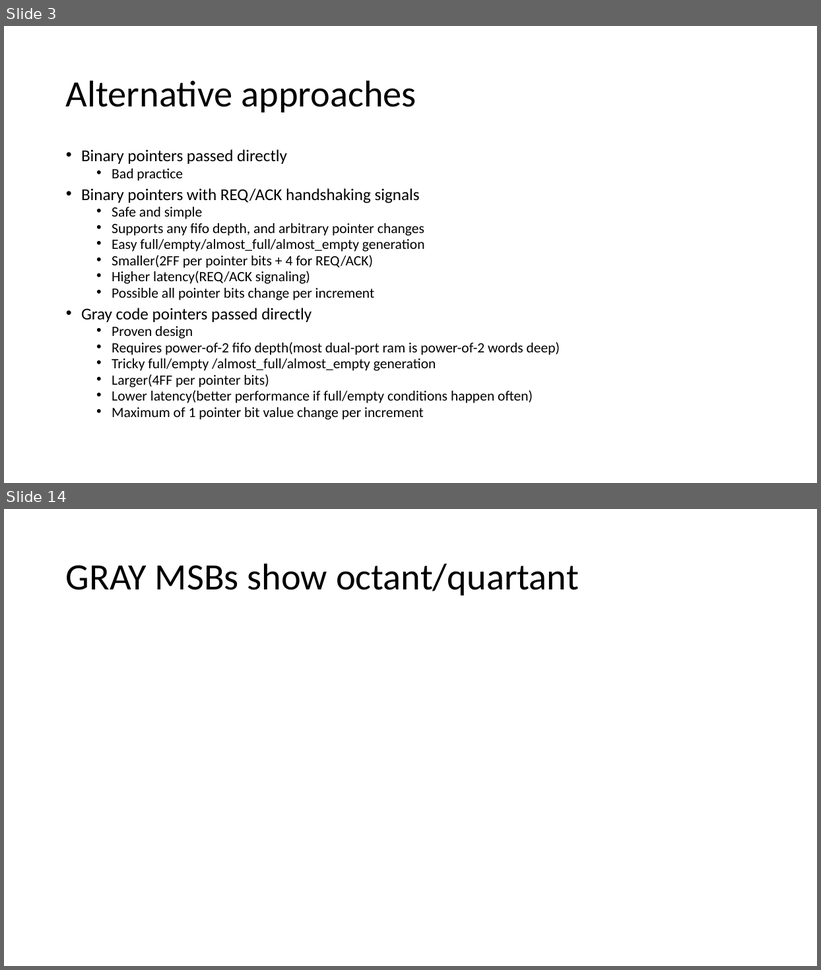
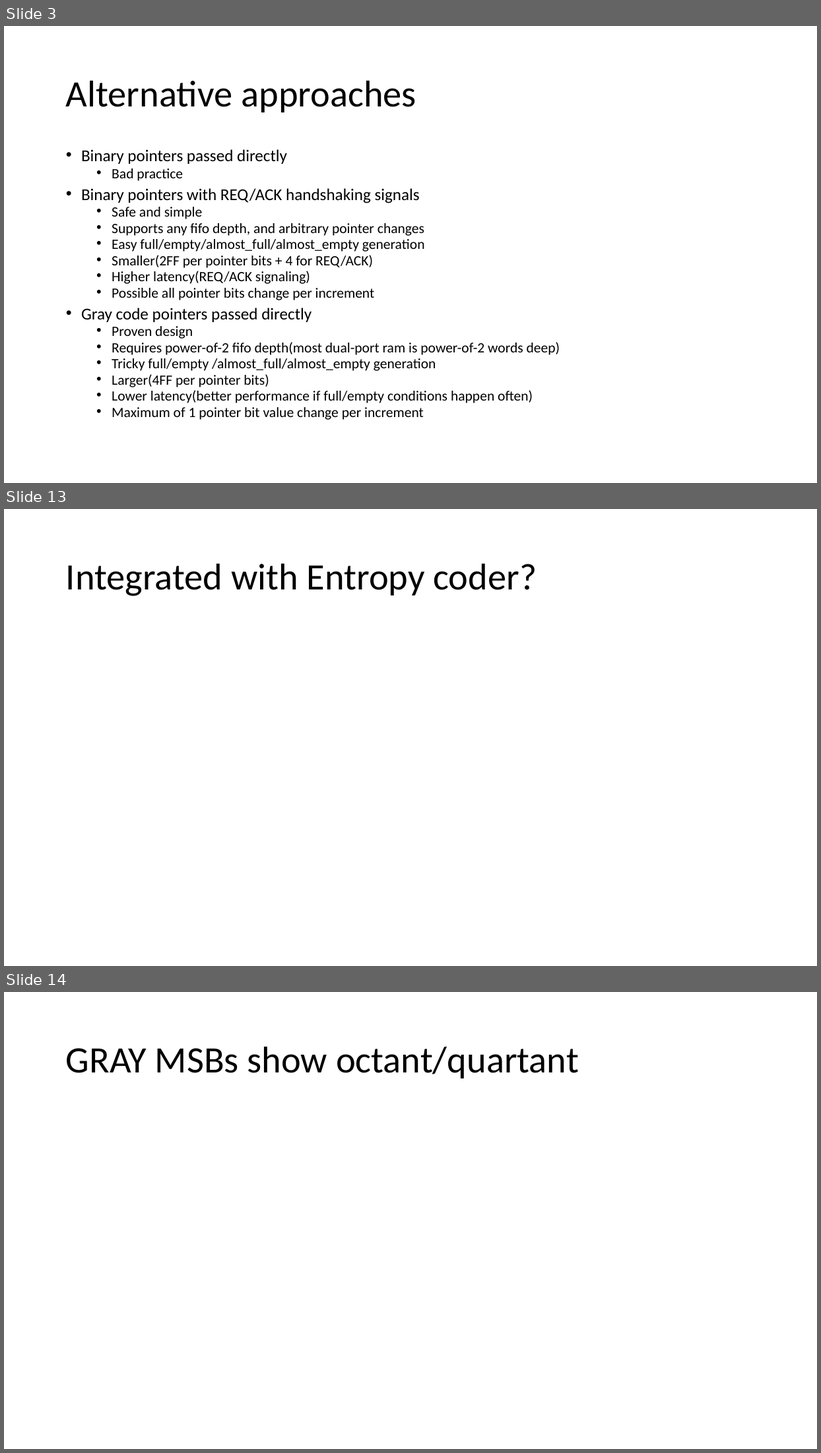
Before and after one commit to lepaulse/fifo, a slide deck: Asynchronous FIFO.pptx. Shown one above the other, each under a label of ours: slides 3 and 14 before the commit, slides 3, 13 and 14 after it; the slides between them are not shown. The pictures are 821x970 and 821x1453 pixels, drawn with LibreOffice and Linux fonts; fonts in the diff are those of the drawing. Boxes give left, top, right and bottom in pixels: in the first picture for what was removed or moved away, otherwise in the second. Text is boxed around its words. In the diff, an @@ line names an element or a change of style, - is before the commit and + after.

```diff
--- a/Asynchronous FIFO.pptx
+++ b/Asynchronous FIFO.pptx
@@ slide 13 added at box(4, 509, 817, 966), background #FFFFFF @@
@@ title added at box(66, 563, 537, 596), 44 pt, text #000000 @@
+Integrated with Entropy coder?
```
Also in this commit, not shown: 5 slides changed, 4 other slides added, 5 slides removed, 3 other files.
